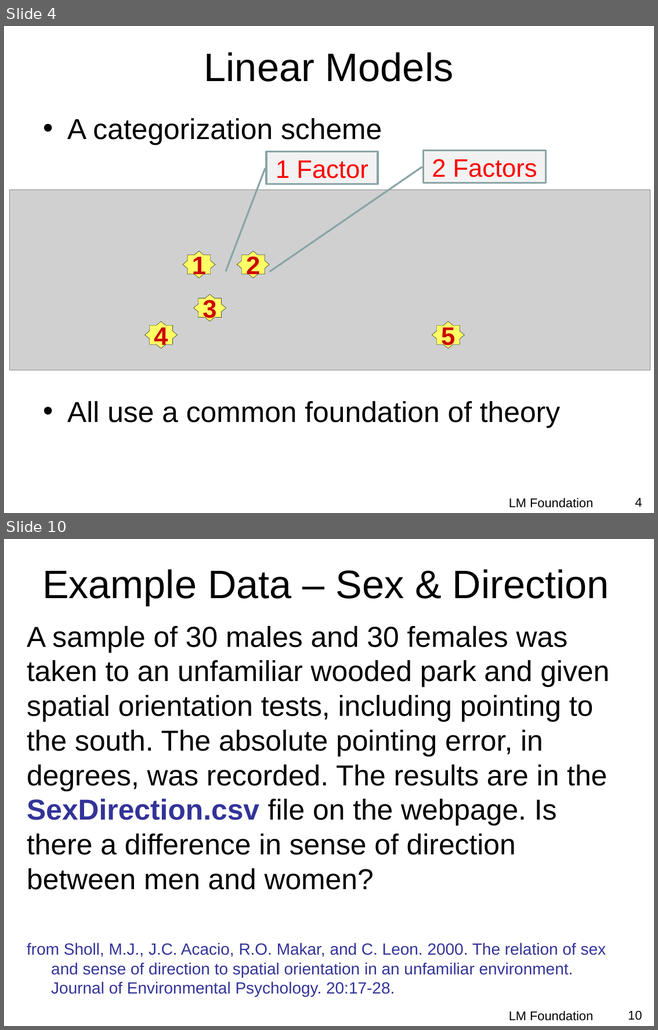
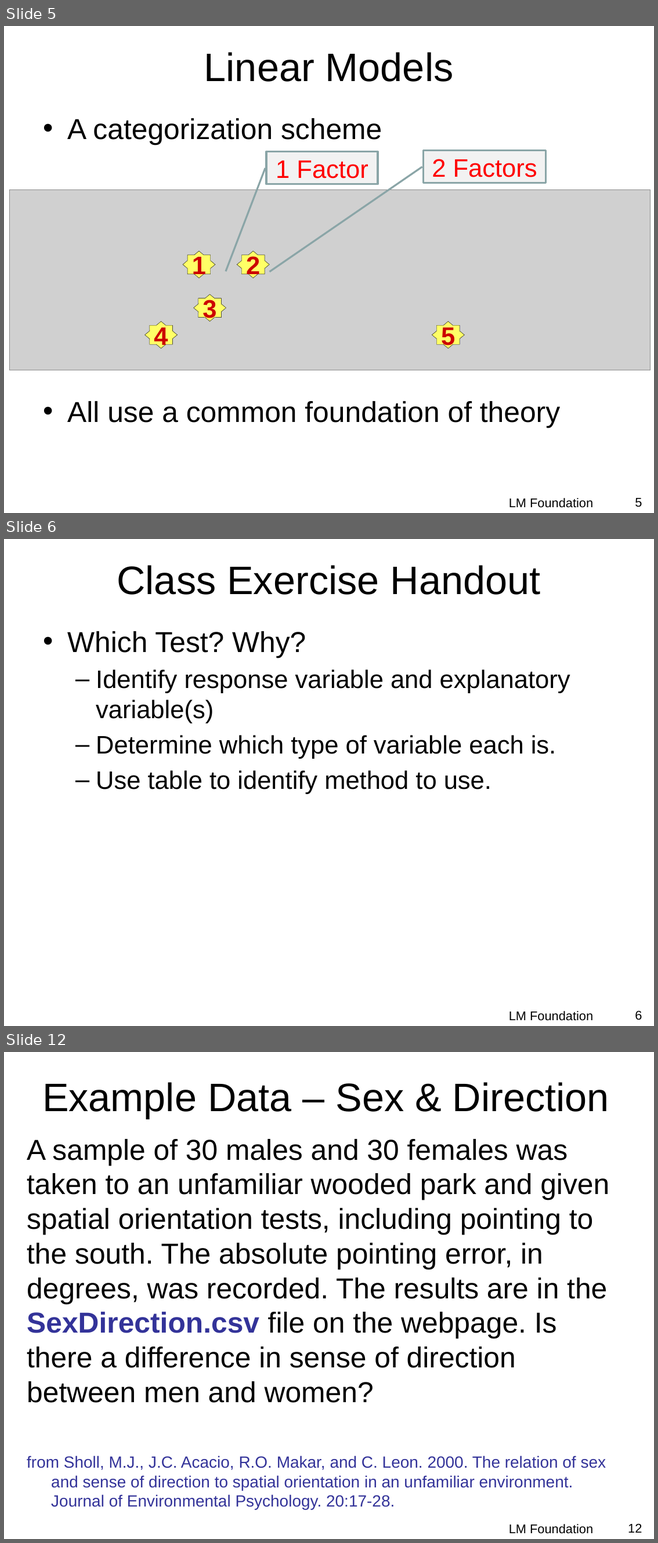
Before and after one commit to droglenc/NCMTH207, a slide deck: modules/LMFoundations/PPT.pptx. Shown one above the other, each under a label of ours: slides 4 and 10 before the commit, slides 5, 6 and 12 after it; the slides between them are not shown. The pictures are 658x1030 and 658x1543 pixels, drawn with LibreOffice and Linux fonts; fonts in the diff are those of the drawing; grey boxes stand for pictures; background and template pictures are left out. Boxes give left, top, right and bottom in pixels: in the first picture for what was removed or moved away, otherwise in the second. Text is boxed around its words. In the diff, an @@ line names an element or a change of style, - is before the commit and + after.

Commit message:
Updated Foundations Module Exercise, slides, etc.

```diff
--- a/modules/LMFoundations/PPT.pptx
+++ b/modules/LMFoundations/PPT.pptx
@@ slide 6 added at [4,539,654,1026], background picture (left out) @@
@@ title added at [117,565,540,595], 44 pt, text #000000 @@
+Class Exercise Handout
@@ text added at [67,631,570,794], 28 pt, text #000000 @@
+• Which Test? Why?
+  – Identify response variable and explanatory variable(s)
+  – Determine which type of variable each is.
+  – Use table to identify method to use.
@@ text added at [509,1011,593,1021], 14 pt, text #000000 @@
+LM Foundation
@@ page number added at [634,1011,641,1020], 14 pt, text #000000 @@
+6
@@ what was slide 4 is now slide 5 @@
@@ page number at [634,498,641,507]: text changed @@
-4
+5
@@ what was slide 10 is now slide 12 @@
@@ page number at [628,1524,641,1533]: text changed @@
-10
+12
```
Also in this commit, not shown: 7 slides changed, 1 other slide added, 3 other files.
